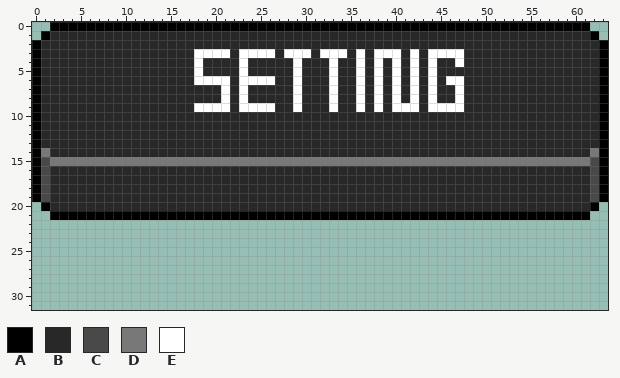
Two states of a pixel-art file, Assets/Arts/GameUI/Canvas_Border_Btn/AllMenuUI/StartMenu/GameSet/SettingBtn.aseprite. The picture above is the old version.
80x80 pixels, 1 frame. Colours within 5 levels of each other are drawn and written as one. The old version is drawn lined up with the new one, on the new canvas.
Palette (. is transparent): A #000000  B #282828  C #494949  D #787878  E #ffffff
After:
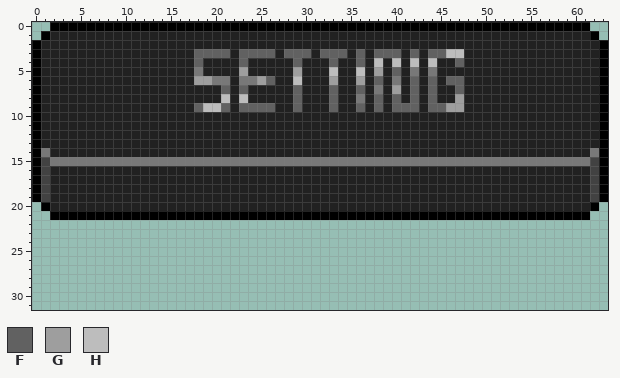
Colours new in this view: F #616161  G #9e9e9e  H #bdbdbd
The exact change:
canvas 80x80 -> 64x32, the old top-left corner now at 0,-32 (the part of the old canvas that was cut away was empty and is not shown)
colour B: #282828 -> #212121
colour C: #494949 -> #424242
Changed rows in their new state; - is a pixel that keeps its letter.
first column x 18:
 3 FFFF-FFFF-FFF-FFF-F-FFF-F-FFHH
 4 F----F-----F---F--F-H-H-H-H--F
 5 D----G-----G---H--H-G-F-D-D---
 6 GGDD-DDGF--H---G--G-F-D-F-F-FF
 7 ---F-F-----F---F--F-D-G-F-F--F
 8 ---H-H-----F---F--D-F-F-F-F--G
 9 FHHF-FFFF--F---F--F-F-FFF-FFGG
Boxes around the changes in both pictures, in picture pixels (x1, y1, x2, y2):
changed: (41, 31, 599, 211)
